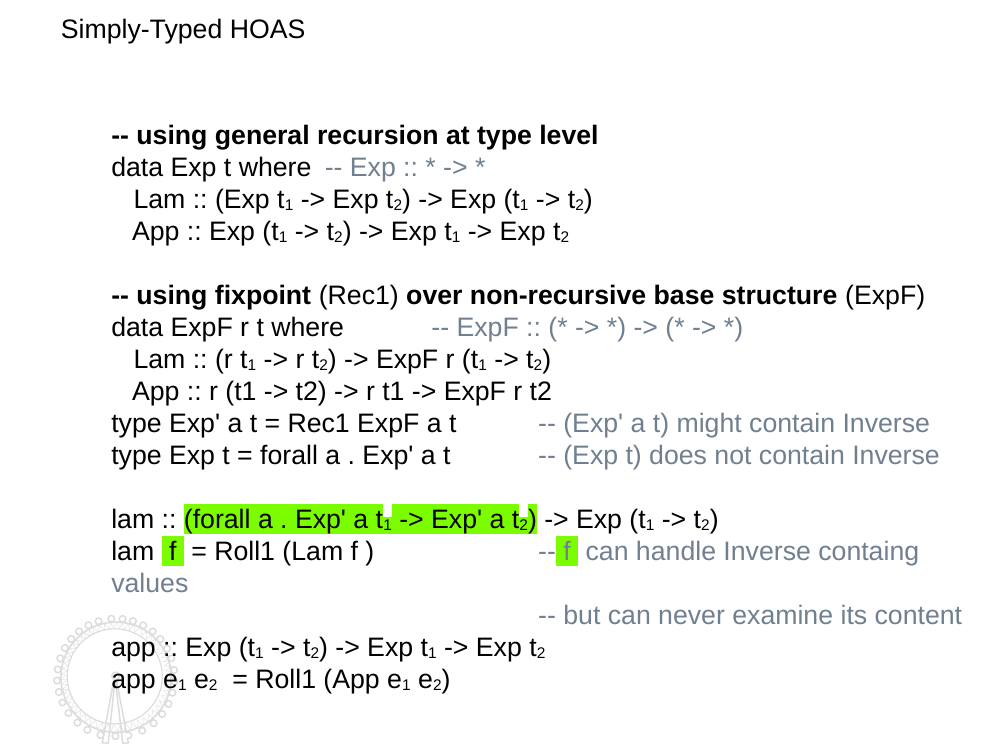
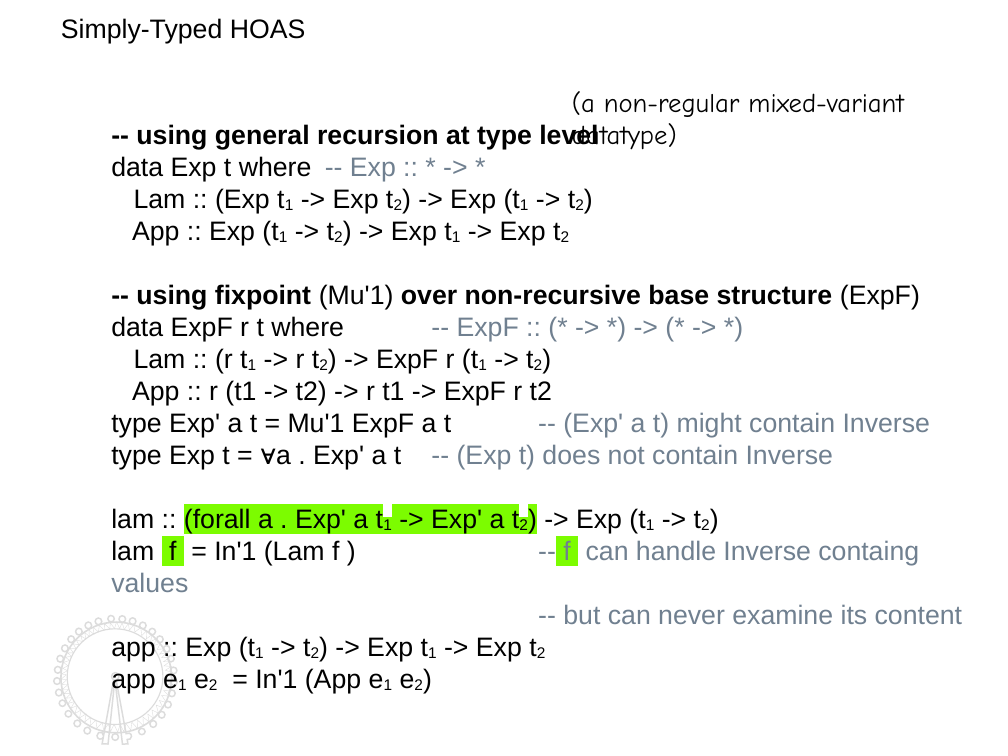
Before and after one commit to kyagrd/naxPapers, a slide deck: slide 11 of draft/TYPES13/ppt/myslide.odp. Drawn at 1008x756 pixels with LibreOffice and Linux fonts; fonts in the diff are those of the drawing. Boxes give left, top, right and bottom in pixels: in the first picture for what was removed or moved away, otherwise in the second. Text is boxed around its words. In the diff, an @@ line names an element or a change of style, - is before the commit and + after.

```diff
--- a/draft/TYPES13/ppt/myslide.odp
+++ b/draft/TYPES13/ppt/myslide.odp
@@ text added at <box>572,91,904,150</box>, 18 pt, text #000000 @@
+(a non-regular mixed-variant datatype)
@@ text at <box>136,284,920,309</box>: text changed @@
--- using fixpoint (Rec1) over non-recursive base structure (ExpF)
+-- using fixpoint (Mu'1) over non-recursive base structure (ExpF)
@@ text at <box>111,412,930,469</box>: text changed @@
-type Exp' a t = Rec1 ExpF a t -- (Exp' a t) might contain Inverse
-type Exp t = forall a . Exp' a t -- (Exp t) does not contain Inverse
+type Exp' a t = Mu'1 ExpF a t -- (Exp' a t) might contain Inverse
+type Exp t = ∀a . Exp' a t -- (Exp t) does not contain Inverse
@@ text at <box>111,540,919,592</box>: text changed @@
-lam f = Roll1 (Lam f ) -- f can handle Inverse containg values
+lam f = In'1 (Lam f ) -- f can handle Inverse containg values
@@ text at <box>111,668,361,693</box>: text changed @@
-app e1 e2 = Roll1 (App e1 e2)
+app e1 e2 = In'1 (App e1 e2)
```
Also in this commit, not shown: 10 other slides changed, 4 slides added, 3 slides removed.
